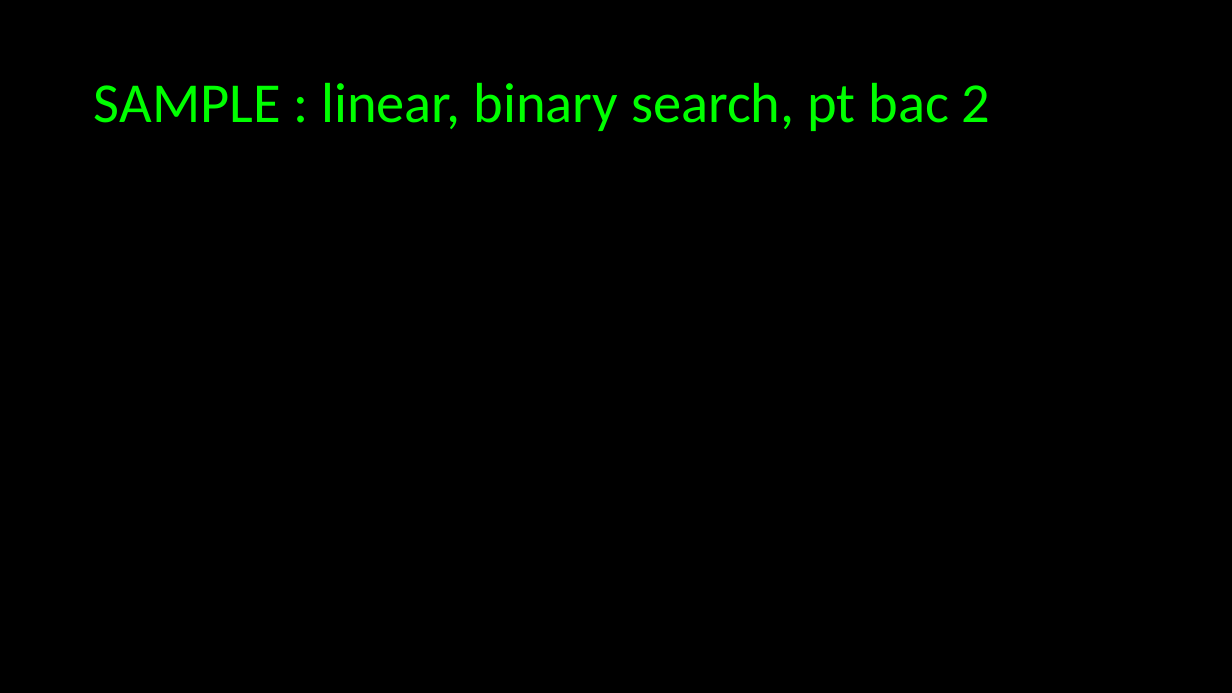
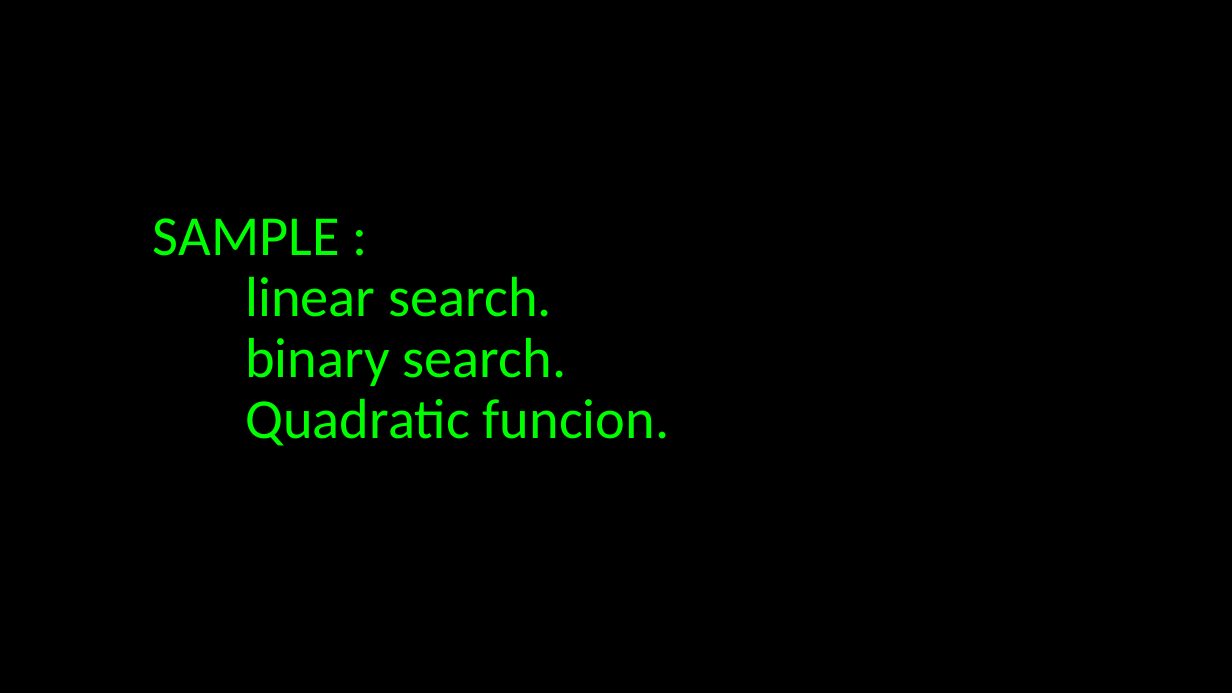
Before and after one commit to JustCodeandChill/Objective-C-presentation, a slide deck: slide 79 of OBJECTIVE-C.pptx (slide 15 before the commit). Drawn at 1232x693 pixels with LibreOffice and Linux fonts; fonts in the diff are those of the drawing. Boxes give left, top, right and bottom in pixels: in the first picture for what was removed or moved away, otherwise in the second. Text is boxed around its words. In the diff, an @@ line names an element or a change of style, - is before the commit and + after.

Commit message:
Final presentation

```diff
--- a/OBJECTIVE-C.pptx
+++ b/OBJECTIVE-C.pptx
@@ title at <box>153,218,670,446</box>: text changed @@
-SAMPLE : linear, binary search, pt bac 2
+SAMPLE :
+linear search.
+binary search.
+Quadratic funcion.
```
Also in this commit, not shown: 64 slides added.
